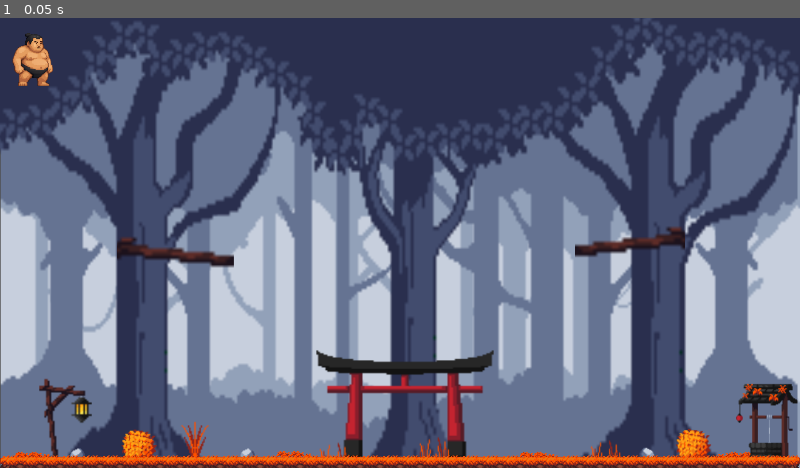
Above: before the commit, frame 1.
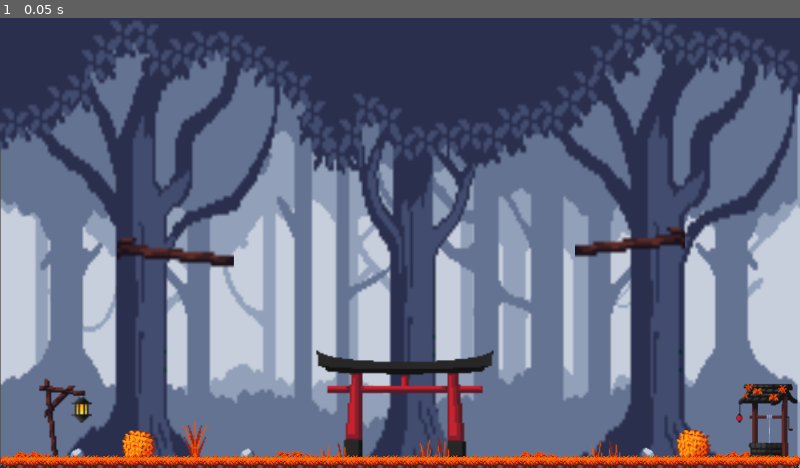
Above: after the commit, the same moment.

Repository: TeoMendoza/TerminalFighter
Game: Godot game, scene res://Main/Scenes/Arenas/BaseArena.tscn
Two runs of this game, one before a commit and one after it. Both use one fixed random seed, a clock stepped at 60 frames per second and the inputs below. This scene is started directly instead of the project's main scene.
Inputs:
- Up to frame 1 (0.05 s): no input

The runs differ from the first frame. In frame 1, 1.1% of the frame differs, in the area x 1-100%, y 3-90%.

Commit message:
Final Portfolio Video Version

Diff:
--- a/Main/Scenes/Arenas/BaseArena.tscn
+++ b/Main/Scenes/Arenas/BaseArena.tscn
@@ -1,10 +1,9 @@
-[gd_scene load_steps=26 format=3 uid="uid://pm0mr0rp4ch5"]
+[gd_scene load_steps=25 format=3 uid="uid://pm0mr0rp4ch5"]
 
 [ext_resource type="Script" path="res://Main/Scenes/Arenas/Arena.gd" id="1_14gj0"]
 [ext_resource type="Script" path="res://Main/Scenes/Arenas/BulletSpawner.gd" id="2_gvfsh"]
 [ext_resource type="Texture2D" uid="uid://4261bhlqlr1y" path="res://MapDecoration/Gateway.tres" id="2_ttjn4"]
 [ext_resource type="Texture2D" uid="uid://c6218cq8gw2xa" path="res://Ninja/Assets/shuriken.png" id="5_bvnpr"]
-[ext_resource type="Texture2D" uid="uid://doaqh42h1l85e" path="res://Sumo/Assets/Sumo.png" id="5_ds6p4"]
 [ext_resource type="Texture2D" uid="uid://cbvew8bm4gun8" path="res://MapDecoration/1.png" id="6_g7khi"]
 [ext_resource type="Texture2D" uid="uid://dube4174bstss" path="res://MapDecoration/2.png" id="7_a6wdi"]
 [ext_resource type="Texture2D" uid="uid://dwdcq2qtwfjo1" path="res://MapDecoration/3.png" id="8_ep4cl"]
@@ -112,16 +111,11 @@
 spawn_path = NodePath("..")
 spawn_limit = 1
 
-[node name="Sprite2D" type="Sprite2D" parent="."]
-position = Vector2(52, 62)
-scale = Vector2(0.1, 0.1)
-texture = ExtResource("5_ds6p4")
-
 [node name="Backgrounds" type="Node2D" parent="."]
 
 [node name="Top" type="Sprite2D" parent="Backgrounds"]
 z_index = -5
-position = Vector2(630, 380)
+position = Vector2(629, 379)
 scale = Vector2(4.52656, 5.85)
 texture = ExtResource("6_g7khi")
 
--- a/main.gd
+++ b/main.gd
@@ -44,7 +44,7 @@
 func join_game(selected_character) -> bool:
 	var url = "http://10.0.0.191:12345/look_for_host";
 	# Step 1: Send request
-	var err = http_request.request(url, [], HTTPClient.METHOD_POST)
+	var err = http_request.request(url, [], HTTPClient.METHOD_GET)
 	if err != OK:
 		print("Request failed to send:", err)
 		return false
Not shown, changed: Matchmaker.py
